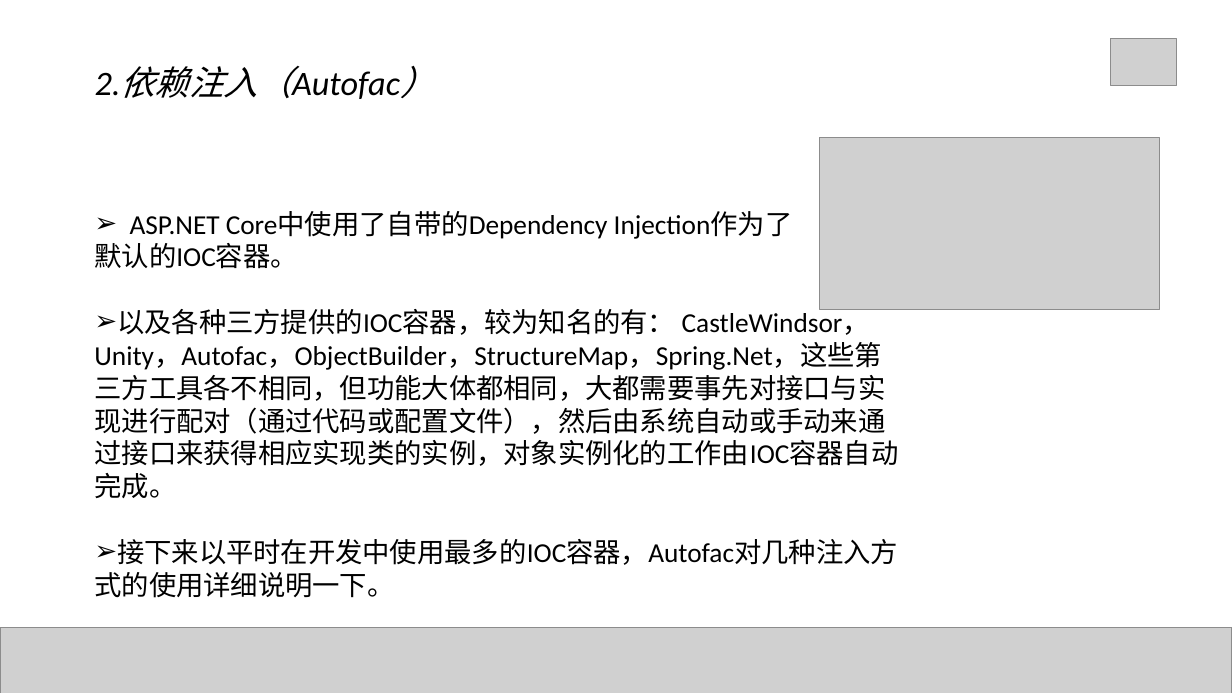
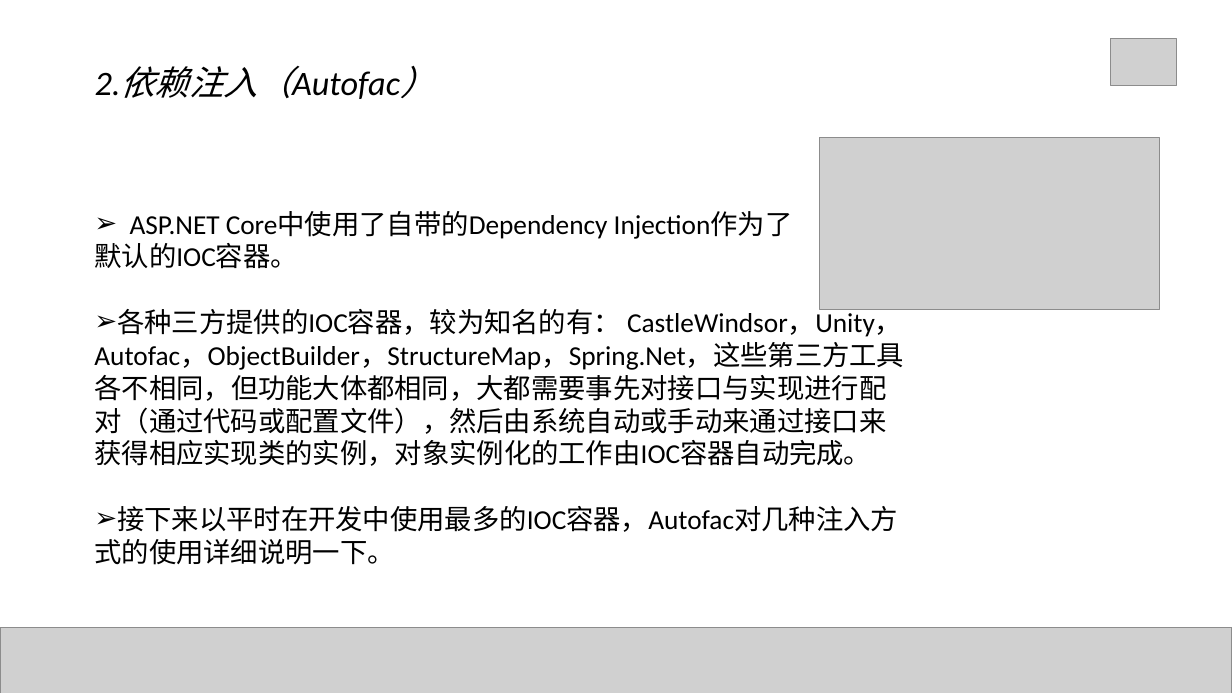
Before and after one commit to Mrchensama/DependenceInjection, a slide deck: slide 25 of 陈胡-依赖注入.pptx (slide 16 before the commit). Drawn at 1232x693 pixels with LibreOffice and Linux fonts; fonts in the diff are those of the drawing; grey boxes stand for pictures. Boxes give left, top, right and bottom in pixels: in the first picture for what was removed or moved away, otherwise in the second. Text is boxed around its words. In the diff, an @@ line names an element or a change of style, - is before the commit and + after.

```diff
--- a/陈胡-依赖注入.pptx
+++ b/陈胡-依赖注入.pptx
@@ text at box(94, 309, 904, 466): text changed @@
-➢ 以及各种三方提供的IOC容器，较为知名的有： CastleWindsor，Unity，Autofac，ObjectBuilder，StructureMap，Spring.Net，这些第三方工具各不相同，但功能大体都相同，大都需要事先对接口与实现进行配对（通过代码或配置文件），然后由系统自动或手动来通过接口来获得相应实现类的实例，对象实例化的工作由IOC容器自动完成。
+➢ 各种三方提供的IOC容器，较为知名的有： CastleWindsor，Unity，Autofac，ObjectBuilder，StructureMap，Spring.Net，这些第三方工具各不相同，但功能大体都相同，大都需要事先对接口与实现进行配对（通过代码或配置文件），然后由系统自动或手动来通过接口来获得相应实现类的实例，对象实例化的工作由IOC容器自动完成。
```
Also in this commit, not shown: 7 other slides changed, 14 slides added, 4 slides removed, 5 other files.
